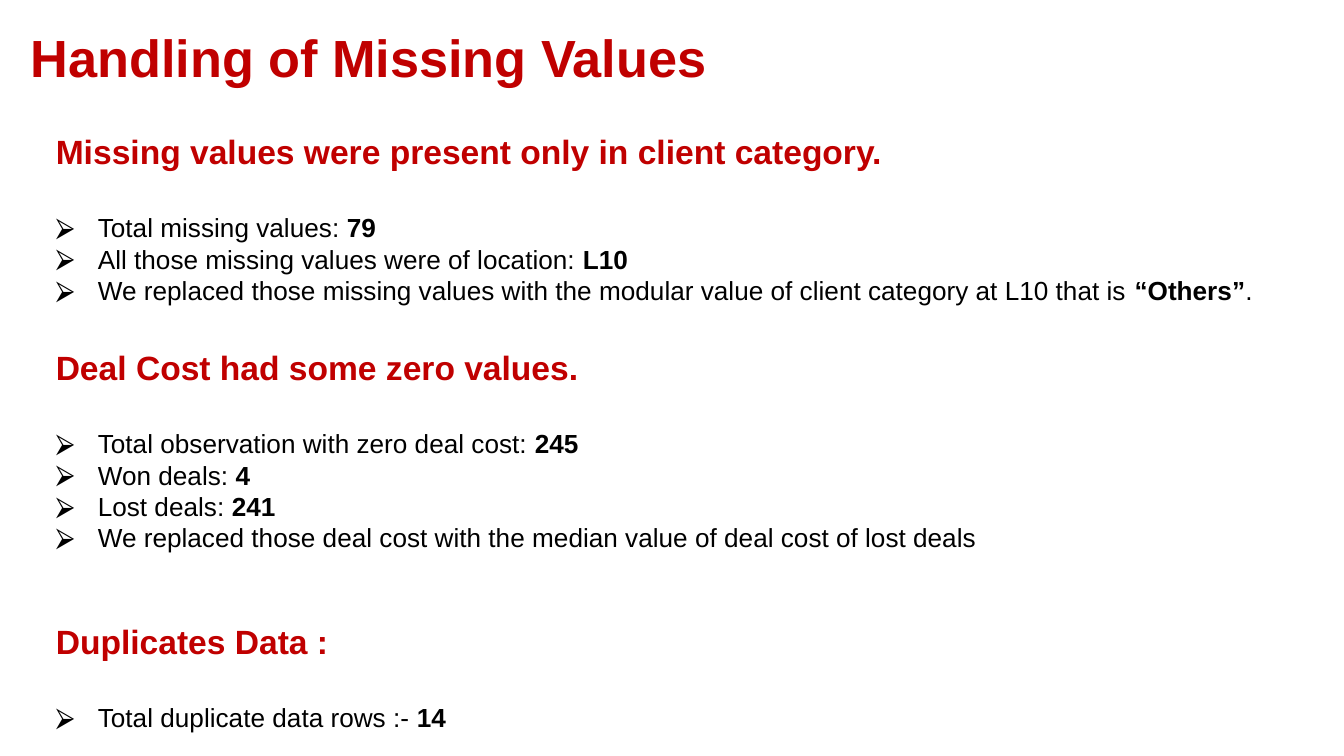
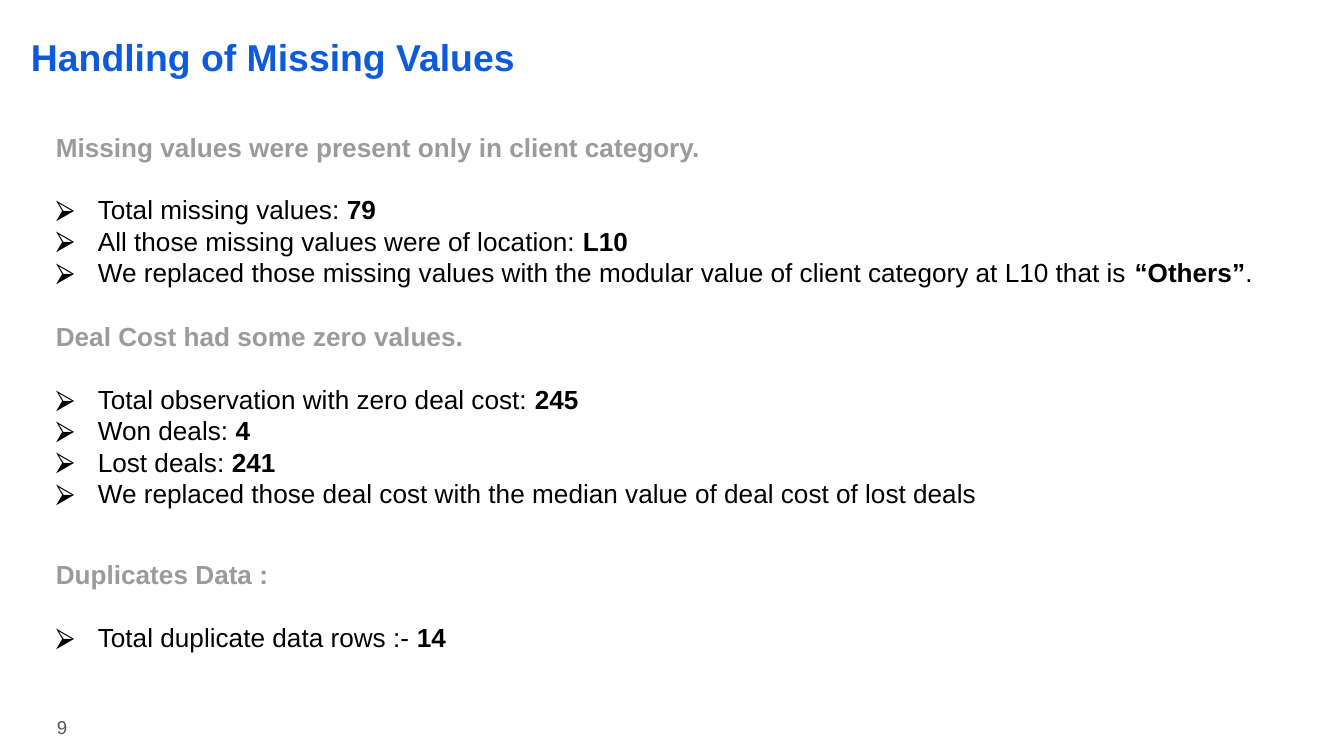
Before and after one commit to imkushwaha/Win_Prediction_Analytics, a slide deck: slide 9 of Presentation_Report.pptx. Drawn at 1344x756 pixels with LibreOffice and Linux fonts; fonts in the diff are those of the drawing; background and template pictures are left out. Boxes give left, top, right and bottom in pixels: in the first picture for what was removed or moved away, otherwise in the second. Text is boxed around its words. In the diff, an @@ line names an element or a change of style, - is before the commit and + after.

```diff
--- a/Presentation_Report.pptx
+++ b/Presentation_Report.pptx
@@ title "Handling of Missing Values" at box(31, 44, 514, 79): size 28 to 20 pt, text colour #C00000 to #0D5BDC @@
@@ text at box(56, 138, 699, 162): size 18 to 14 pt, text colour #C00000 to #9B9B9B in "Missing values were present only in client ..." @@
@@ text "Deal Cost had some zero ...": place and size @@
-text "Deal Cost had some zero ..." at box(56, 355, 976, 553)
+text "Deal Cost had some zero ..." at box(56, 327, 976, 509)
@@ text at box(56, 327, 463, 346): size 18 to 14 pt, text colour #C00000 to #9B9B9B in "Deal Cost had some zero values." @@
@@ text "Duplicates Data :": place and size @@
-text "Duplicates Data :" at box(56, 629, 446, 733)
+text "Duplicates Data :" at box(56, 565, 446, 653)
@@ text at box(56, 565, 252, 590): size 18 to 14 pt, text colour #C00000 to #9B9B9B in "Duplicates Data :" @@
@@ page number added at box(57, 721, 67, 734), 10 pt, text #595959 @@
+9
```
Also in this commit, not shown: 12 other slides changed, 3 slides added, 3 slides removed, 1 other file.
